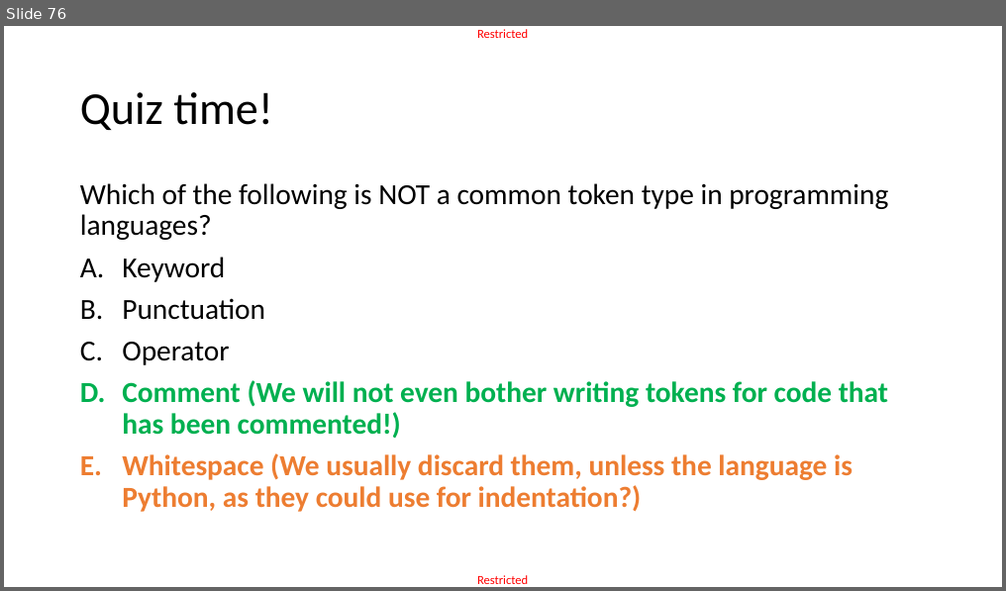
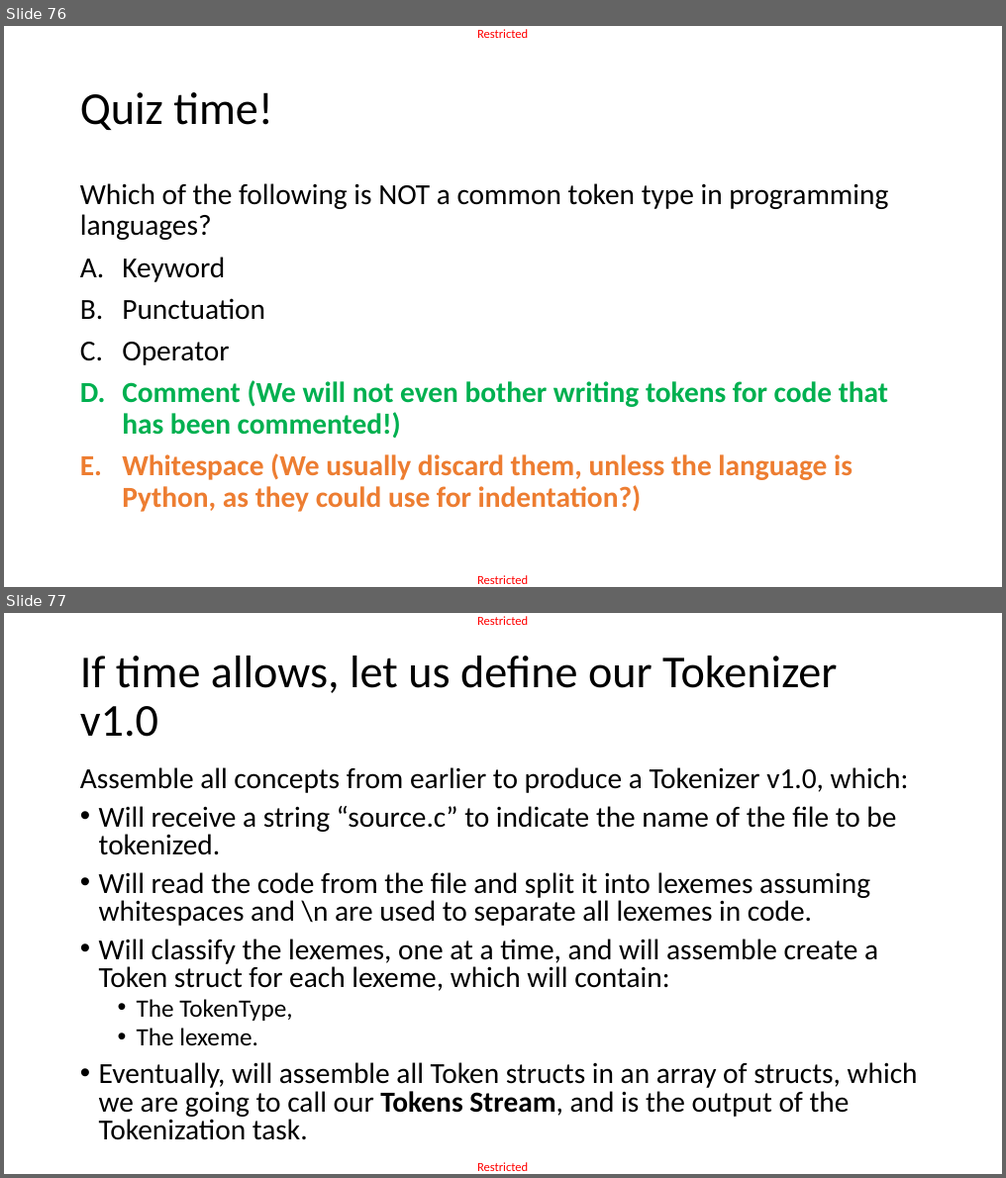
Before and after one commit to matthieudemari/SUTD_PLC_50_051, a slide deck: W9/W9S3/W9S3.pptx. Shown one above the other, each under a label of ours: slide 76 before the commit, slides 76 and 77 after it. The pictures are 1006x591 and 1006x1178 pixels, drawn with LibreOffice and Linux fonts; fonts in the diff are those of the drawing. Boxes give left, top, right and bottom in pixels: in the first picture for what was removed or moved away, otherwise in the second. Text is boxed around its words. In the diff, an @@ line names an element or a change of style, - is before the commit and + after.

Commit message:
Added Practice to W9S3 - Producing a Tokenizer v1.0, v1.1 and v1.2 (solution for v1.2 is missing)

```diff
--- a/W9/W9S3/W9S3.pptx
+++ b/W9/W9S3/W9S3.pptx
@@ slide 77 added at (4,613,1002,1174), background #FFFFFF; not listed: 2 template elements that a slide beside it also shows @@
@@ title added at (80,656,837,737), 44 pt, text #000000 @@
+If time allows, let us define our Tokenizer v1.0
@@ text added at (80,767,918,1141), 28 pt, text #000000 @@
+Assemble all concepts from earlier to produce a Tokenizer v1.0, which:
+• Will receive a string “source.c” to indicate the name of the file to be tokenized.
+• Will read the code from the file and split it into lexemes assuming whitespaces and \n are used to separate all lexemes in code.
+• Will classify the lexemes, one at a time, and will assemble create a Token struct for each lexeme, which will contain:
+  • The TokenType,
+  • The lexeme.
+• Eventually, will assemble all Token structs in an array of structs, which we are going to call our Tokens Stream, and is the output of the Tokenization task.
```
Also in this commit, not shown: 1 slide changed, 2 other slides added, 5 other files.
